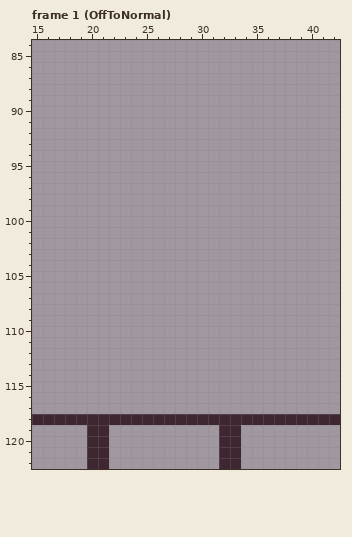
Two states of a pixel-art file, Assets/Sprites/InteriorObjects/interior.aseprite. Above, as it was before the edit.
160x192 pixels, 15 frames. Colours within 5 levels of each other are drawn and written as one. Shown: frame 1 (OffToNormal): x 15..42, y 84..122.
New version:
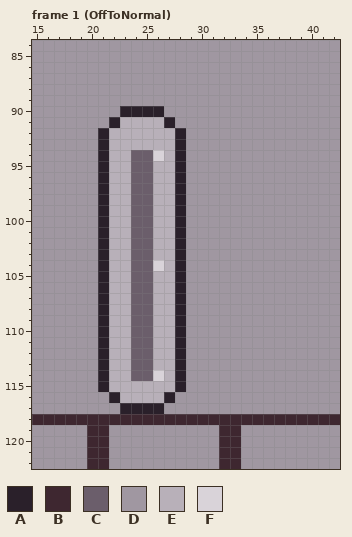
Palette (. is transparent): A #2a202a  B #3e2730  C #6b5e6b  D #a097a1  E #b8b0b9  F #d9d3d9
The exact change:
layer "Heightmeter" added
--- frame 1 (OffToNormal), layer "Heightmeter"
@@ x 19..30 @@
  89 DDDDDDDDDDDD
- 90 DDDDDDDDDDDD
- 91 DDDDDDDDDDDD
- 92 DDDDDDDDDDDD
- 93 DDDDDDDDDDDD
- 94 DDDDDDDDDDDD
- 95 DDDDDDDDDDDD
- 96 DDDDDDDDDDDD
- 97 DDDDDDDDDDDD
- 98 DDDDDDDDDDDD
- 99 DDDDDDDDDDDD
-100 DDDDDDDDDDDD
-101 DDDDDDDDDDDD
-102 DDDDDDDDDDDD
-103 DDDDDDDDDDDD
-104 DDDDDDDDDDDD
-105 DDDDDDDDDDDD
-106 DDDDDDDDDDDD
-107 DDDDDDDDDDDD
-108 DDDDDDDDDDDD
-109 DDDDDDDDDDDD
-110 DDDDDDDDDDDD
-111 DDDDDDDDDDDD
-112 DDDDDDDDDDDD
-113 DDDDDDDDDDDD
-114 DDDDDDDDDDDD
-115 DDDDDDDDDDDD
-116 DDDDDDDDDDDD
-117 DDDDDDDDDDDD
+ 90 DDDDAAAADDDD
+ 91 DDDAEEEEADDD
+ 92 DDAEEEEEEADD
+ 93 DDAEEEEEEADD
+ 94 DDAEECCFEADD
+ 95 DDAEECCEEADD
+ 96 DDAEECCEEADD
+ 97 DDAEECCEEADD
+ 98 DDAEECCEEADD
+ 99 DDAEECCEEADD
+100 DDAEECCEEADD
+101 DDAEECCEEADD
+102 DDAEECCEEADD
+103 DDAEECCEEADD
+104 DDAEECCFEADD
+105 DDAEECCEEADD
+106 DDAEECCEEADD
+107 DDAEECCEEADD
+108 DDAEECCEEADD
+109 DDAEECCEEADD
+110 DDAEECCEEADD
+111 DDAEECCEEADD
+112 DDAEECCEEADD
+113 DDAEECCEEADD
+114 DDAEECCFEADD
+115 DDAEEEEEEADD
+116 DDDAEEEEADDD
+117 DDDDAAAADDDD
 118 BBBBBBBBBBBB
